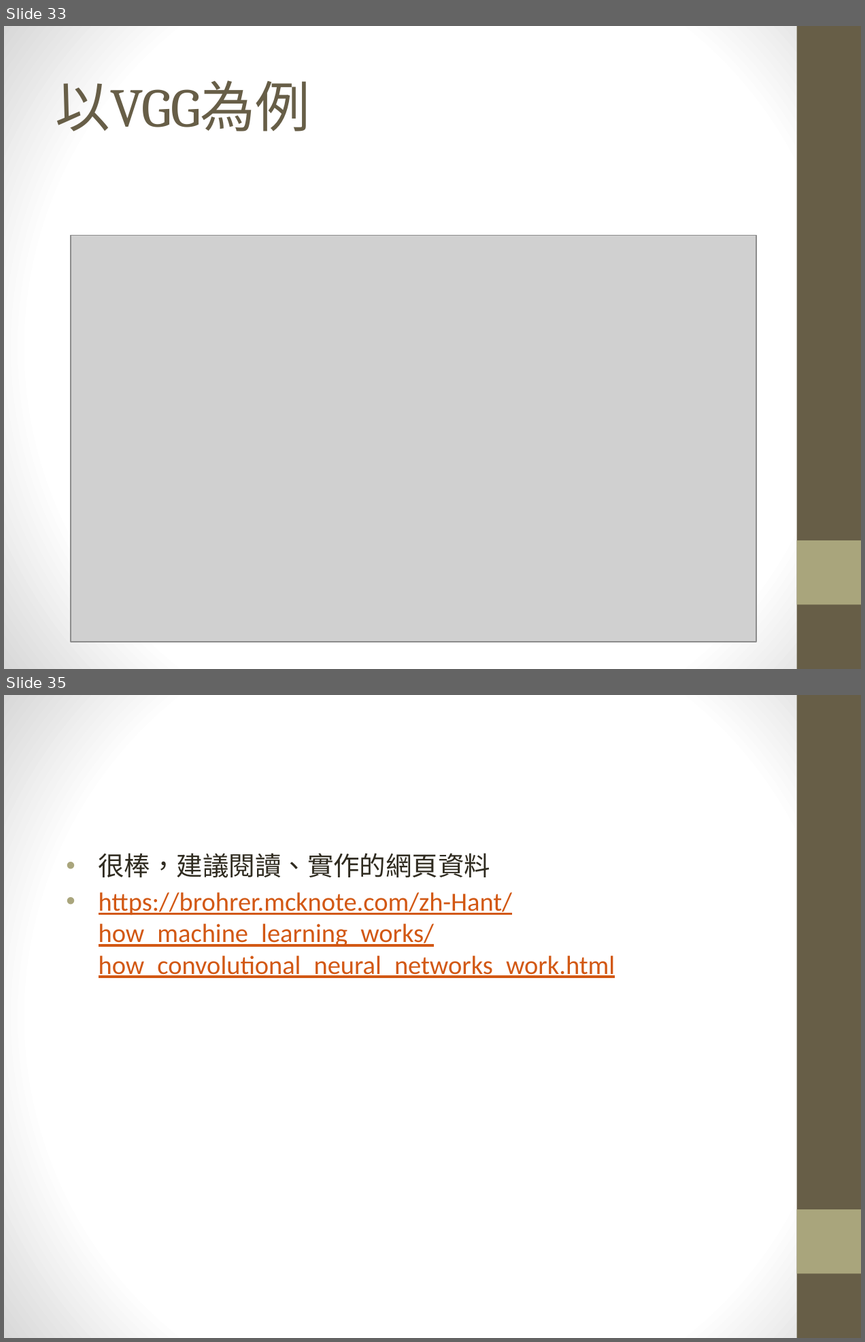
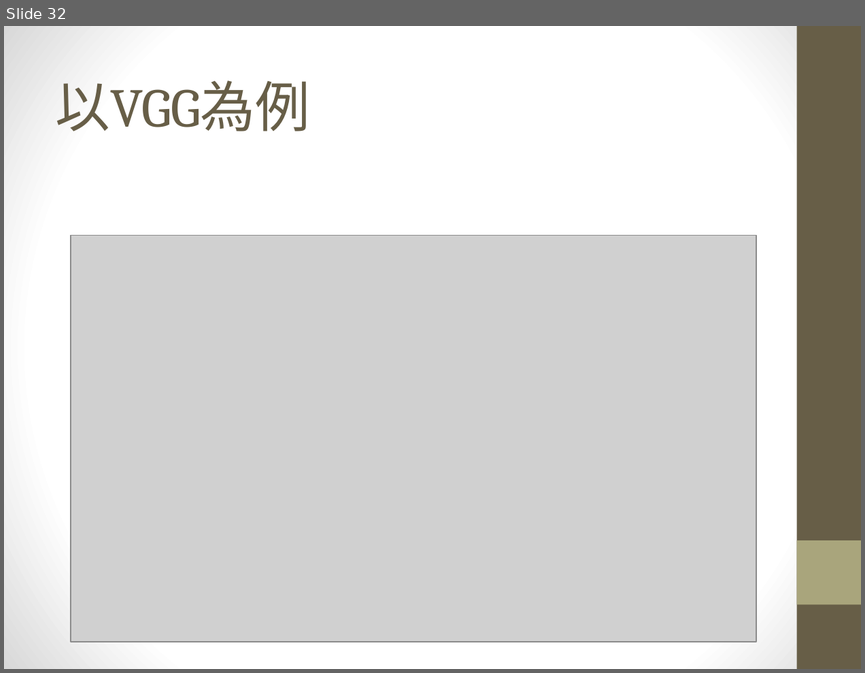
Before and after one commit to maloyang/KH20220820_Python_ML_DL, a slide deck: W06/W06.pptx. Shown one above the other, each under a label of ours: slides 33 and 35 before the commit, slide 32 after it; the slides between them are not shown. The pictures are 865x1342 and 865x673 pixels, drawn with LibreOffice and Linux fonts; fonts in the diff are those of the drawing; grey boxes stand for pictures. Boxes give left, top, right and bottom in pixels: in the first picture for what was removed or moved away, otherwise in the second. Text is boxed around its words. In the diff, an @@ line names an element or a change of style, - is before the commit and + after.

```diff
--- a/W06/W06.pptx
+++ b/W06/W06.pptx
@@ slide 35 removed at box(4, 695, 861, 1338), background gradient #FFFFFF to #D8D8D8; not listed: 2 template elements that a slide beside it also shows @@
@@ text removed at box(99, 853, 615, 978) @@
-• 很棒，建議閱讀、實作的網頁資料
-• https://brohrer.mcknote.com/zh-Hant/how_machine_learning_works/how_convolutional_neural_networks_work.html
@@ what was slide 33 is now slide 32 @@
```
Also in this commit, not shown: 2 other slides removed, 1 other file.
